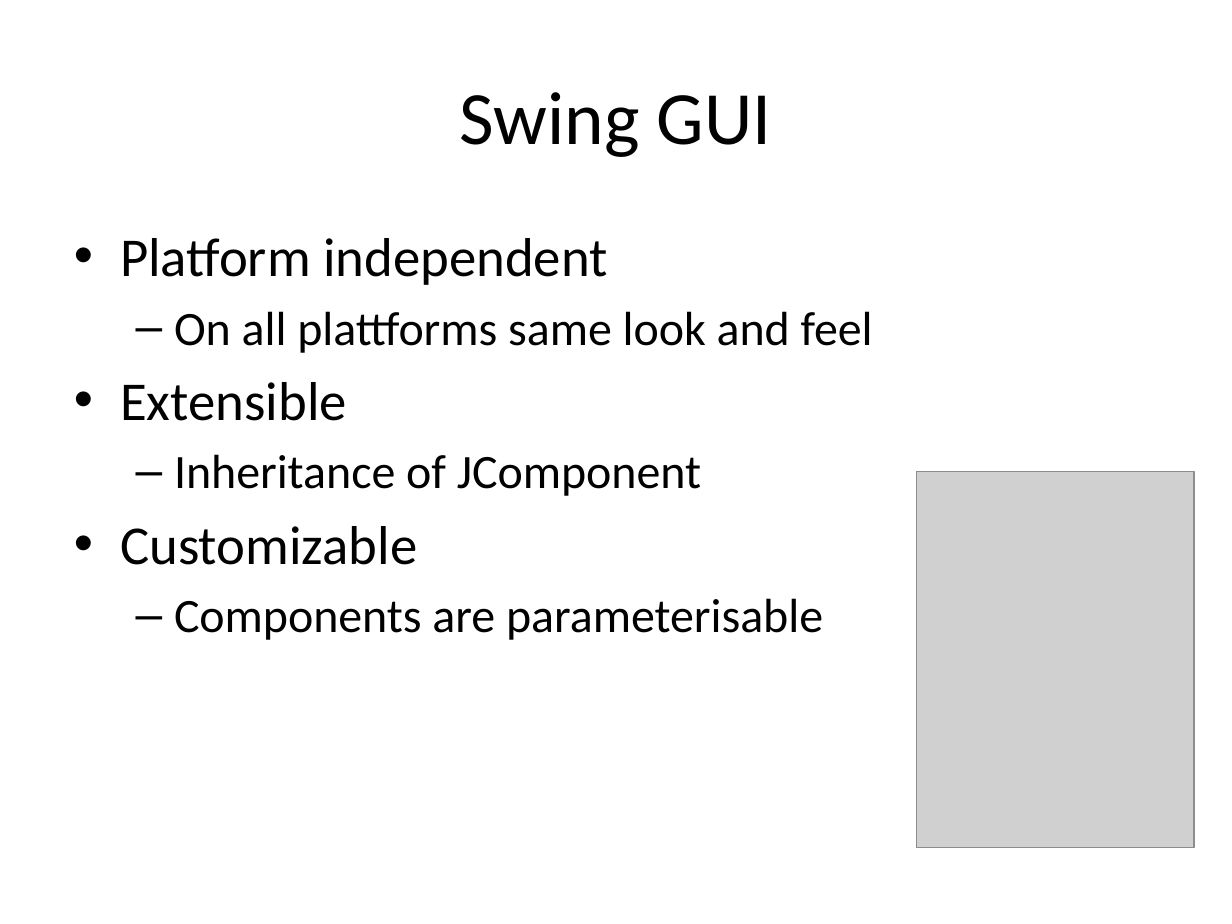
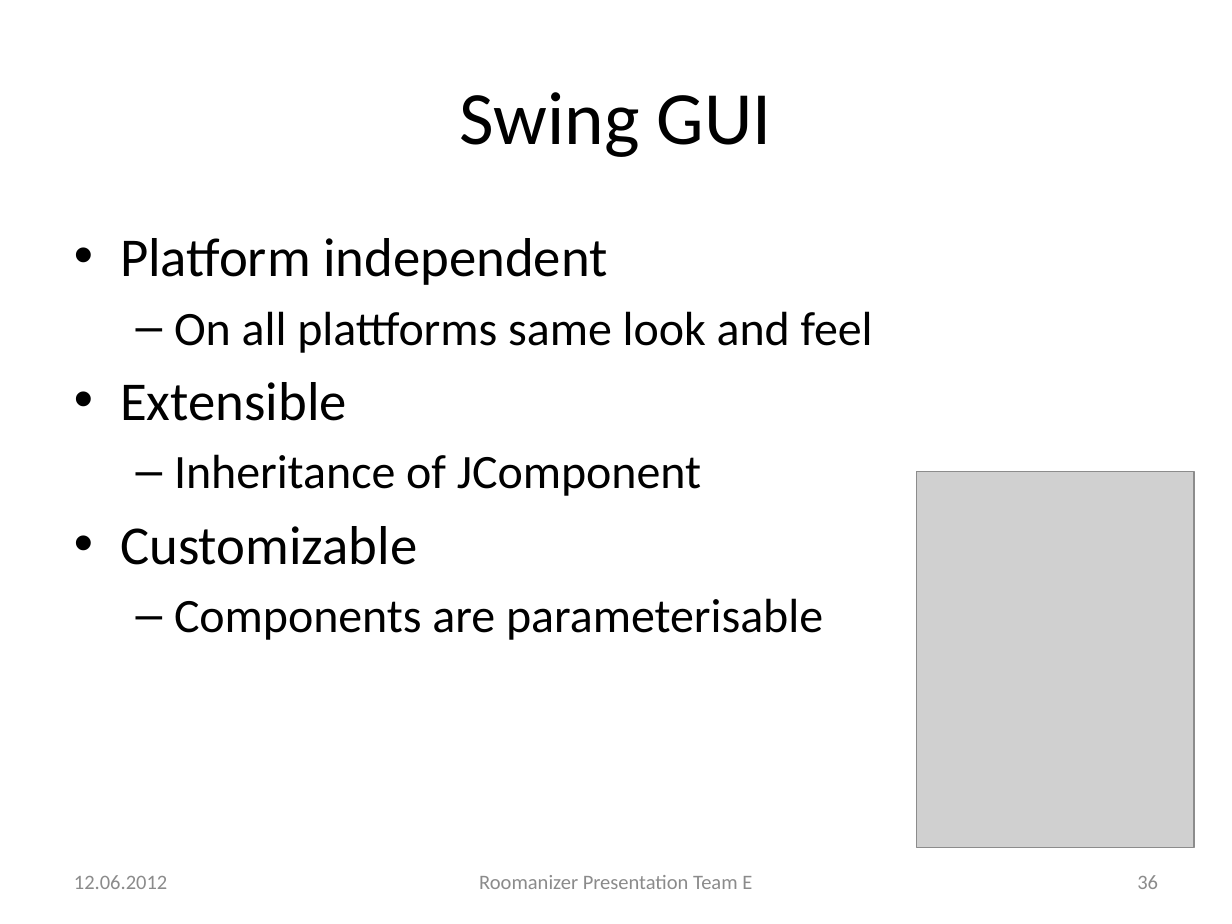
Before and after one commit to markusmo/HotelSoftware, a slide deck: slide 36 of Documentation/Praesentation/PresentationRoomanizer.pptx. Drawn at 1232x924 pixels with LibreOffice and Linux fonts; fonts in the diff are those of the drawing; grey boxes stand for pictures. Boxes give left, top, right and bottom in pixels: in the first picture for what was removed or moved away, otherwise in the second. Text is boxed around its words. In the diff, an @@ line names an element or a change of style, - is before the commit and + after.

```diff
--- a/Documentation/Praesentation/PresentationRoomanizer.pptx
+++ b/Documentation/Praesentation/PresentationRoomanizer.pptx
@@ text added at <box>74,875,167,889</box>, 12 pt, text #8C8C8C @@
+12.06.2012
@@ text added at <box>479,875,752,889</box>, 12 pt, text #8C8C8C @@
+Roomanizer Presentation Team E
@@ page number added at <box>1137,875,1158,889</box>, 12 pt, text #8C8C8C @@
+36
```
Also in this commit, not shown: 41 other slides changed, 2 slides added, 2 slides removed.
